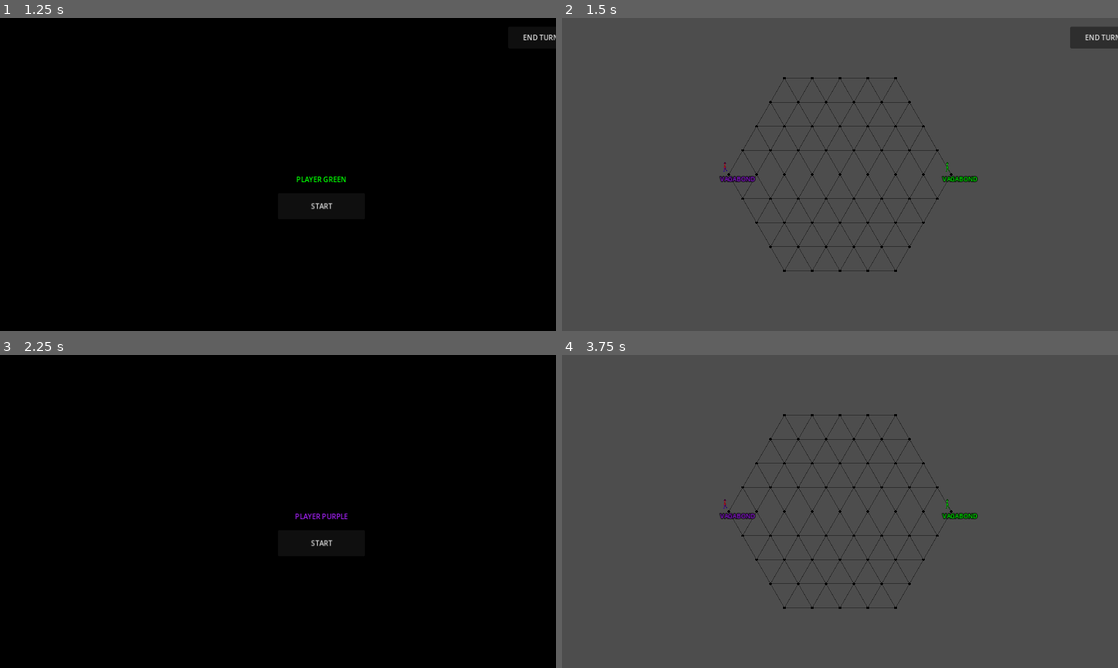
Above: before the commit, frames 1-4 (two rows, left to right).
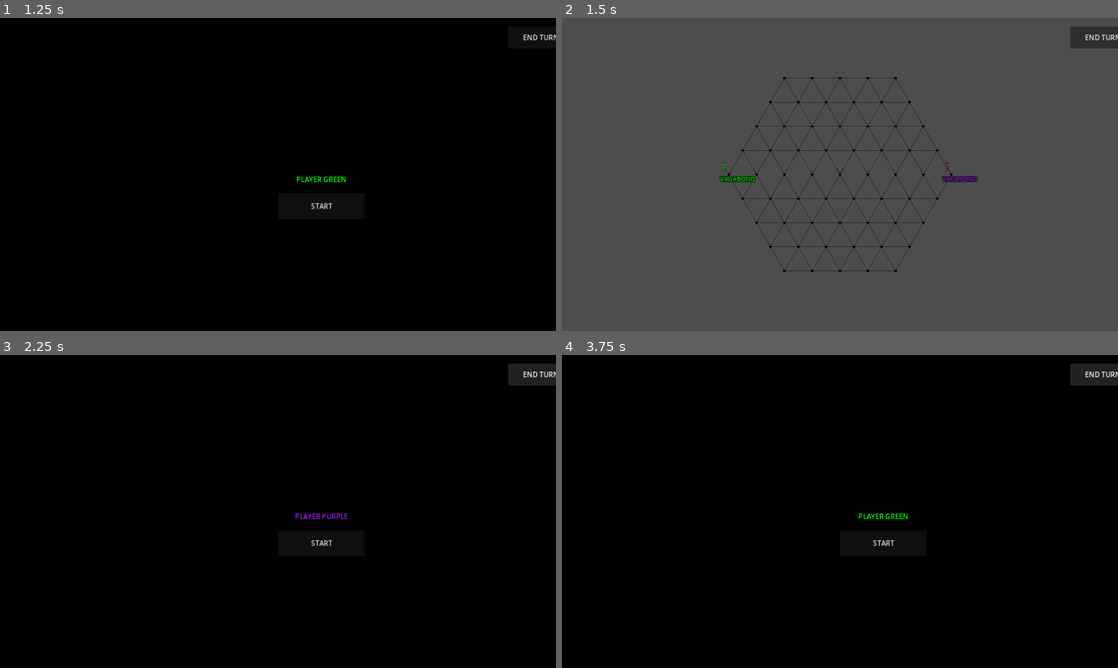
Above: after the commit, the same moments.

Repository: Cy13eruna/VyV
Game: Godot game, scene res://main.tscn
Two runs of this game, one before a commit and one after it. Both use one fixed random seed, a clock stepped at 60 frames per second and the inputs below.
Inputs (mouse positions are in pixels of both pictures, inside the frame that each line leads up to):
- Up to frame 1 (1.25 s): click "2" at 0.5 s
- Up to frame 2 (1.5 s): click "START" at 1.25 s
- Up to frame 3 (2.25 s): click "END TURN" at 2 s
- Up to frame 4 (3.75 s): click "START" at 2.75 s; click (1101, 373) at 3.5 s, where only the run after the commit has a clickable "END TURN"

Frame 1 is identical in both runs. In frame 2, 0.2% of the frame differs, in the area x 28-75%, y 46-53%; in frame 3, 0.6%; in frame 4, 100%, in the area x 0-100%, y 0-100%.

Commit message:
Random Turn Order

Diff:
--- a/src/main.gd
+++ b/src/main.gd
@@ -4,6 +4,7 @@
 # Containers básicos
 var world: Node2D
 var ui: CanvasLayer
+var ui_screen_container: Control # Novo: Container específico para o UIManager
 
 # Gerentes
 var ui_manager: Node
@@ -16,6 +17,7 @@
 var game_hud: Control = null
 
 func _ready() -> void:
+	randomize() # Garante a aleatoriedade do spawn
 	_create_hierarchy()
 	_setup_managers()
 
@@ -37,6 +39,13 @@
 	ui.layer = 1
 	add_child(ui)
 
+	# Criamos um container que ocupará a tela toda para as telas do UIManager
+	ui_screen_container = Control.new()
+	ui_screen_container.name = "UIScreenContainer"
+	ui_screen_container.set_anchors_and_offsets_preset(Control.PRESET_FULL_RECT)
+	ui_screen_container.mouse_filter = Control.MOUSE_FILTER_IGNORE
+	ui.add_child(ui_screen_container)
+
 func _setup_managers() -> void:
 	var ui_script = load("res://src/ui/UIManager.gd")
 	if ui_script:
@@ -44,7 +53,8 @@
 		ui_manager.set_script(ui_script)
 		ui_manager.name = "UIManager"
 		add_child(ui_manager)
-		ui_manager.setup(ui)
+		# IMPORTANTE: Agora o UIManager gerencia apenas o container de telas, não a UI toda
+		ui_manager.setup(ui_screen_container)
 
 	var turn_script = load("res://src/systems/turn/TurnManager.gd")
 	if turn_script:
@@ -87,21 +97,21 @@
 	if vagabond_manager:
 		vagabond_manager.spawn_players(player_count, turn_manager, radius)
 
-	# --- SOLUÇÃO: Instanciar o HUD de forma persistente ---
-	# Criamos o HUD manualmente e adicionamos à UI fora do UIManager
-	var hud_script = load("res://src/ui/GameHUD.gd")
-	if hud_script:
-		game_hud = hud_script.new()
-		ui.add_child(game_hud)
-		if game_hud.has_signal("end_turn_requested"):
-			game_hud.end_turn_requested.connect(_on_end_turn_requested)
+	# Instanciamos o HUD como filho direto de 'ui'.
+	# Como o UIManager agora limpa apenas o 'ui_screen_container', o HUD fica a salvo.
+	if not game_hud:
+		var hud_script = load("res://src/ui/GameHUD.gd")
+		if hud_script:
+			game_hud = hud_script.new()
+			ui.add_child(game_hud)
+			if game_hud.has_signal("end_turn_requested"):
+				game_hud.end_turn_requested.connect(_on_end_turn_requested)
 
 func _on_turn_started(player_data: Dictionary) -> void:
 	if grid_manager:
 		grid_manager._clear_selection()
 
-	# Agora o UIManager fica livre para gerenciar apenas o anúncio de turno
-	# Sem remover o game_hud que adicionamos via add_child() direto
+	# Isso agora troca apenas o conteúdo do UIScreenContainer
 	ui_manager.change_screen("res://src/ui/PlayerTurnScreen.gd", player_data)
 
 func _on_end_turn_requested() -> void:
--- a/src/systems/entities/VagabondManager.gd
+++ b/src/systems/entities/VagabondManager.gd
@@ -5,6 +5,8 @@
 var active_vagabonds: Array = []
 
 func _ready() -> void:
+	# Importante: randomize() deve ser chamado no main.gd ou aqui
+	# para garantir que os resultados mudem a cada execução.
 	global_position = Vector2.ZERO
 
 	var paths = ["res://src/systems/entities/Vagabond.gd", "res://src/entities/Vagabond.gd"]
@@ -15,7 +17,7 @@
 			break
 
 func spawn_players(player_count: int, turn_manager: Node, map_radius: int) -> void:
-	print("VagabondManager: Iniciando spawn...")
+	print("VagabondManager: Iniciando spawn aleatório...")
 
 	# 1. Limpeza
 	for v in active_vagabonds:
@@ -27,26 +29,35 @@
 		push_error("VagabondManager: GridManager ou Data não encontrados!")
 		return
 
-	# 2. Obter nós válidos para spawn (Bordas)
 	var all_nodes = grid_manager.data.nodes.keys()
 	if all_nodes.is_empty():
-		push_error("VagabondManager: O Grid não possui nós gerados!")
 		return
 
-	# Ordenamos os nós pela distância do centro (length) para priorizar as bordas
+	# Ordenamos os nós pela distância do centro para priorizar as bordas
 	all_nodes.sort_custom(func(a, b): return a.length() > b.length())
 
+	# --- LÓGICA DE ALEATORIEDADE ---
+
+	# 1. Ponto de partida aleatório (0 a 360 graus em radianos)
+	var random_start_offset = randf() * TAU
+
+	# 2. Sentido aleatório (1 = Horário, -1 = Anti-horário)
+	var direction = 1 if randf() > 0.5 else -1
+
+	# 3. Distribuição angular base
+	var angle_step = (TAU / player_count) * direction
+
 	for i in range(player_count):
-		# 3. Cálculo de direção para o jogador
-		var angle = i * (TAU / player_count)
-		var target_dir = Vector2(cos(angle), sin(angle))
+		# O ângulo final combina o ponto de partida sorteado com o passo da vez
+		var current_angle = random_start_offset + (i * angle_step)
+		var target_dir = Vector2(cos(current_angle), sin(current_angle))
 
-		# Buscamos o nó real mais próximo desta direção (Dot Product)
+		# Buscamos o nó na borda mais próximo desta direção sorteada
 		var best_node = all_nodes[0]
 		var best_dot = -1.0
 
-		# Verificamos os primeiros 40 nós (os mais distantes do centro)
-		var search_pool = all_nodes.slice(0, min(40, all_nodes.size()))
+		# Verificamos os nós mais distantes (bordas)
+		var search_pool = all_nodes.slice(0, min(60, all_nodes.size()))
 		for node in search_pool:
 			var dot = target_dir.dot(node.normalized())
 			if dot > best_dot:
@@ -71,7 +82,7 @@
 			vagabond.global_position = final_global_pos
 
 			active_vagabonds.append(vagabond)
-			print("VagabondManager: P", i, " fixado em local: ", best_node, " | global: ", final_global_pos)
+			print("VagabondManager: P", i, " spawnado em ângulo ", rad_to_deg(current_angle), "°")
 
 func get_vagabond_at(pos: Vector2, radius: float = 60.0) -> Node2D:
 	for v in active_vagabonds:
--- a/src/ui/UIManager.gd
+++ b/src/ui/UIManager.gd
@@ -1,10 +1,13 @@
 # res://src/ui/UIManager.gd
 extends Node
 
-var ui_container: CanvasLayer
+# Mudamos para Node para aceitar tanto CanvasLayer quanto Control (UIScreenContainer)
+var ui_container: Node
 
-func setup(p_container: CanvasLayer) -> void:
+func setup(p_container: Node) -> void:
 	ui_container = p_container
+	if ui_container:
+		print("UIManager: Setup concluído no container: ", ui_container.name)
 
 ## Altera a tela atual e RETORNA a instância criada para o Main poder usar
 func change_screen(script_path: String, extra_data: Variant = null) -> Control:
@@ -12,7 +15,7 @@
 		push_error("UIManager: ui_container não definido!")
 		return null
 
-	# 1. Limpa a UI anterior (removendo imediatamente da árvore para evitar conflitos)
+	# 1. Limpa a UI anterior dentro do container específico
 	for child in ui_container.get_children():
 		ui_container.remove_child(child)
 		child.queue_free()
@@ -23,18 +26,17 @@
 		var new_screen = res.new()
 
 		if new_screen is Control:
-			# Garante que a tela de fundo não bloqueie a câmera RTS,
-			# mas os botões dentro dela funcionarão.
+			# Configurações padrão de tela cheia
 			new_screen.mouse_filter = Control.MOUSE_FILTER_IGNORE
 			new_screen.set_anchors_and_offsets_preset(Control.PRESET_FULL_RECT)
 
-			# Adiciona à árvore ANTES do setup (importante para alguns nós de UI)
+			# Adiciona ao container (que agora é o UIScreenContainer no Main)
 			ui_container.add_child(new_screen)
 
 			if new_screen.has_method("setup"):
 				new_screen.setup(extra_data)
 
-			return new_screen # <--- CRUCIAL: Retorna o objeto para o Main.gd
+			return new_screen
 		else:
 			push_error("UIManager: O script não herda de Control: " + script_path)
 			new_screen.free()
